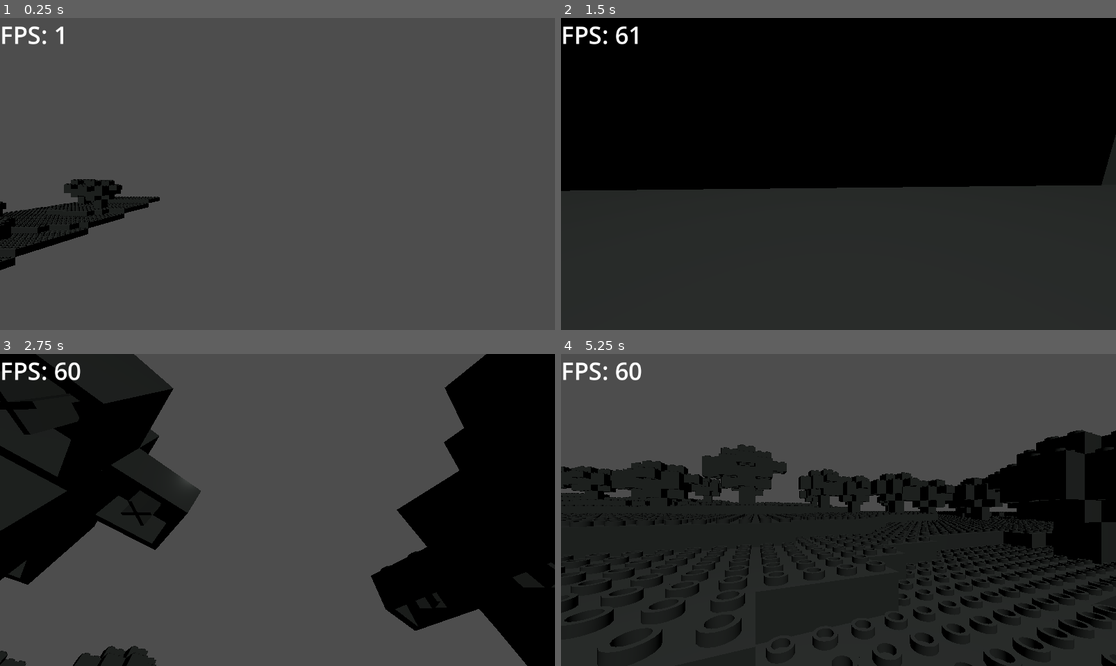
Above: before the commit, frames 1-4 (two rows, left to right).
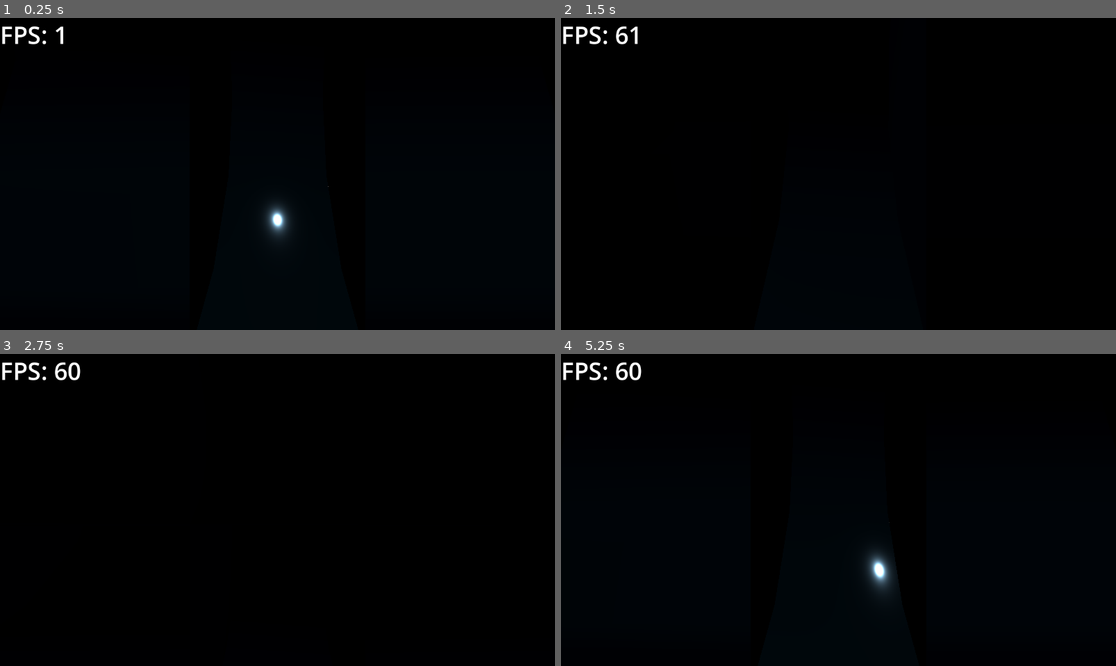
Above: after the commit, the same moments.

Repository: AlbinHorlaville/open-world-lego
Game: Godot game, scene res://levels/main.tscn
The game is run twice, just before and just after one commit, with the same random seed, the same clock (stepped at 60 frames per second) and the same inputs.
Inputs (mouse positions are in pixels of both pictures, inside the frame that each line leads up to):
- Up to frame 1 (0.25 s): no input
- Up to frame 2 (1.5 s): move the mouse to (960, 158) at 0.52 s; hold D (move_right) 0.53-1.28 s; tap Space (jump) at 0.77 s; move the mouse to (727, 189) at 1.27 s; hold S (move_back) from 1.28 s (still down)
- Up to frame 3 (2.75 s): tap Space (jump) at 1.52 s; move the mouse to (333, 441) at 2.02 s; release S (move_back) at 2.03 s; hold D (move_right) from 2.03 s (still down)
- Up to frame 4 (5.25 s): move the mouse to (810, 572) at 2.77 s; release D (move_right) at 2.78 s; hold Z (move_forward) 2.78-3.53 s; tap Space (jump) at 3.02, 3.77, 4.52 s; move the mouse to (1005, 556) at 3.52 s; hold Q (move_left) 3.53-5.03 s; move the mouse to (672, 463) at 4.27 s; move the mouse to (866, 510) at 5.02 s; hold S (move_back) from 5.03 s (still down)

The runs differ from the first frame. In frame 1, 98% of the frame differs, in the area x 0-100%, y 0-100%; in frame 2, 46%; in frame 3, 69%; in frame 4, 82%.

Commit message:
Changement cam

Diff:
--- a/OpenWorldLego/actor/player.tscn
+++ b/OpenWorldLego/actor/player.tscn
@@ -1,21 +1,20 @@
 [gd_scene load_steps=4 format=3 uid="uid://bcrxb66y5ubhl"]
 
 [ext_resource type="Script" path="res://actor/player.gd" id="1_8xc8y"]
+[ext_resource type="PackedScene" uid="uid://cq7dxfqowanpv" path="res://actor/basic_skin.dae" id="2_wkixd"]
 
 [sub_resource type="CapsuleShape3D" id="CapsuleShape3D_vi5df"]
-
-[sub_resource type="CapsuleMesh" id="CapsuleMesh_ut3w3"]
 
 [node name="Player" type="CharacterBody3D"]
 script = ExtResource("1_8xc8y")
 
 [node name="CollisionShape3D" type="CollisionShape3D" parent="."]
+transform = Transform3D(-0.65, 0, 0, 0, -0.65, 0, 0, 0, -0.65, 0, 0.605389, 0)
 shape = SubResource("CapsuleShape3D_vi5df")
-
-[node name="MeshInstance3D" type="MeshInstance3D" parent="."]
-mesh = SubResource("CapsuleMesh_ut3w3")
-skeleton = NodePath("../CollisionShape3D")
 
 [node name="Camera3D" type="Camera3D" parent="."]
 transform = Transform3D(1, 1.86265e-09, -1.49012e-08, -1.86265e-09, 1, 1.49012e-08, 1.49012e-08, -1.49012e-08, 1, 0, 0.26571, 0)
 current = true
+
+[node name="basic_skin" parent="." instance=ExtResource("2_wkixd")]
+transform = Transform3D(-27, 0, -2.36042e-06, 0, 27, 0, 2.36042e-06, 0, -27, 0, 0, 0)
--- a/OpenWorldLego/levels/main.tscn
+++ b/OpenWorldLego/levels/main.tscn
@@ -34,3 +34,5 @@
 script = ExtResource("5_hl650")
 
 [node name="World" type="Node" parent="."]
+
+[editable path="Player"]
